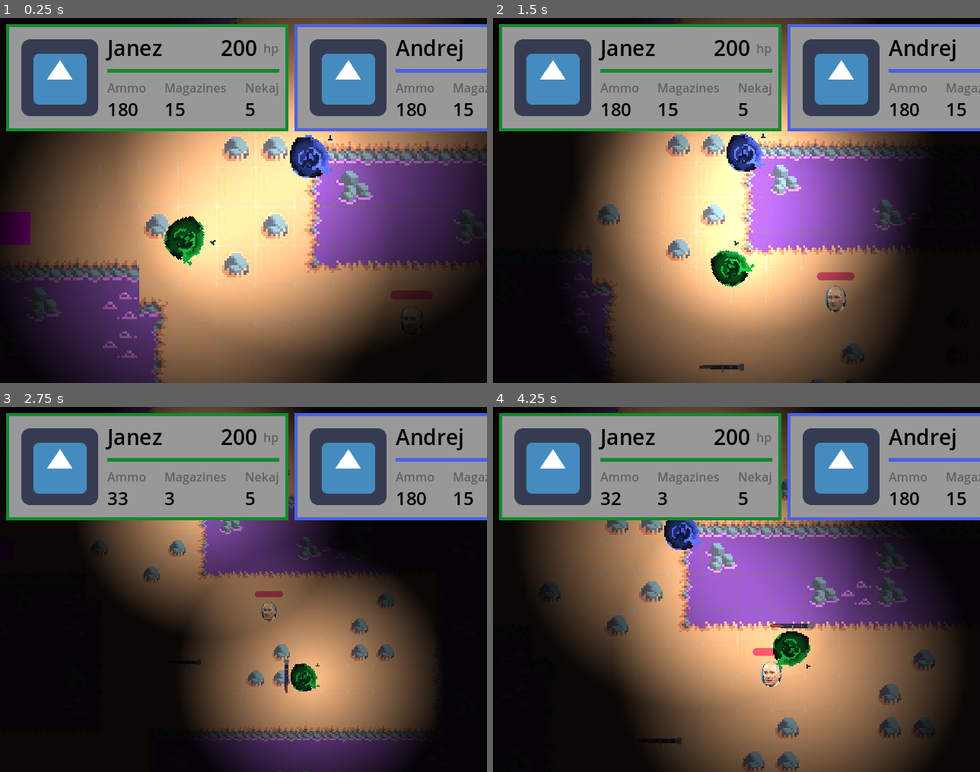
Above: before the commit, frames 1-4 (two rows, left to right).
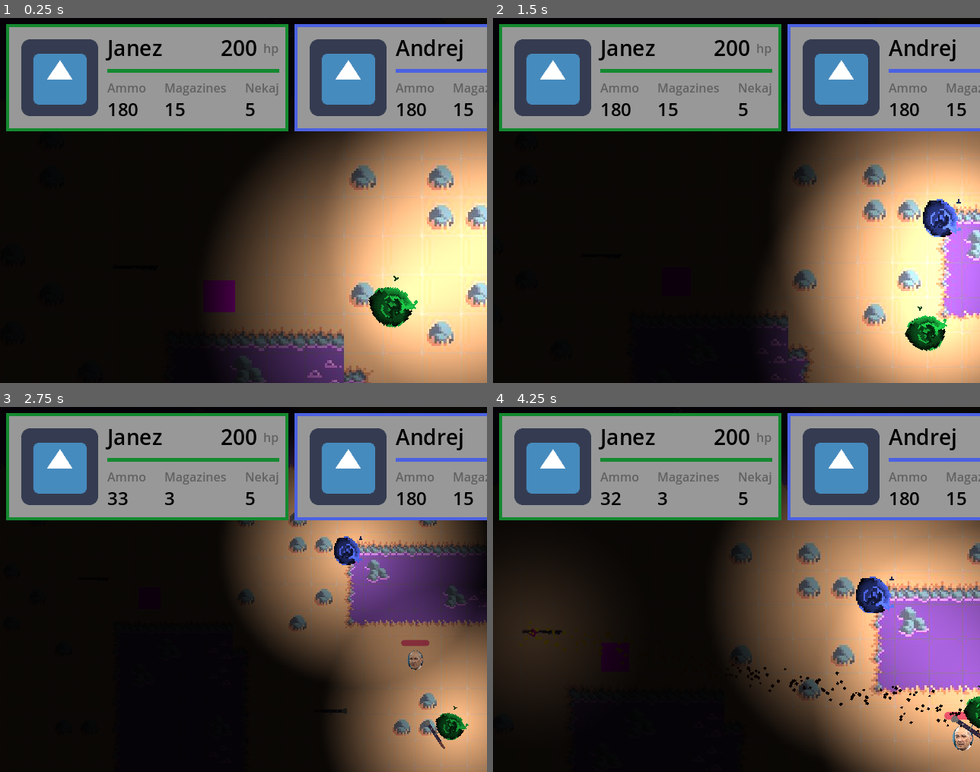
Above: after the commit, the same moments.

Repository: LanVukusic/GameX
Game: Godot game, scene res://TEST.tscn
Two runs of this game, one before a commit and one after it. Both use one fixed random seed, a clock stepped at 60 frames per second and the inputs below. The engine's default icon, where the game draws it, is replaced by a stand-in: a white triangle on a blue panel in a dark square.
Inputs (mouse positions are in pixels of both pictures, inside the frame that each line leads up to):
- Up to frame 1 (0.25 s): no input
- Up to frame 2 (1.5 s): move the mouse to (843, 182) at 0.52 s; hold Right (ui_right) 0.53-1.28 s; hold L (Lamp) 0.53-1.28 s; move the mouse to (639, 218) at 1.27 s; hold Down (ui_down) from 1.28 s (still down); click (639, 218) at 1.35 s
- Up to frame 3 (2.75 s): move the mouse to (292, 509) at 2.02 s; release Down (ui_down) at 2.03 s; hold Right (ui_right) from 2.03 s (still down); hold 1 (WeaponSwitch) from 2.03 s (still down)
- Up to frame 4 (4.25 s): move the mouse to (712, 662) at 2.77 s; release Right (ui_right) at 2.78 s; release 1 (WeaponSwitch) at 2.78 s; hold Up (ui_up) 2.78-3.53 s; tap L (Lamp) at 2.85 s; move the mouse to (882, 644) at 3.52 s; press the mouse at (882, 644) at 3.53 s; hold Left (ui_left) from 3.53 s (still down)

The runs differ from the first frame. In frame 1, 65% of the frame differs, in the area x 0-100%, y 0-100%; in frame 2, 55%; in frame 3, 44%; in frame 4, 57%.
Error before the commit: Invalid access to property or key 'lamp' on a base object of type 'CharacterBody2D (Player)'. (res://Entities/Player/PlayerDevNode.gd:53)
Error after the commit: Parse Error: Could not resolve class "HttpFileRouter", because of a parser error. (res://Networking/HTTP/StaticServing/static_file_server.gd:7)

Commit message:
working static file server...again... in ce mi en pobrise http server bom jezen

Diff:
--- a/Godot/Networking/Server.gd
+++ b/Godot/Networking/Server.gd
@@ -1,6 +1,6 @@
 # @tool
 extends Node
-
+class_name SocketServer
 
 @export_category("UI")
 @export var uIManager: UIManager
--- a/Godot/Networking/socket_server.tscn
+++ /dev/null
@@ -1,7 +0,0 @@
-[gd_scene load_steps=2 format=3 uid="uid://cb4lh3a0xlxc"]
-
-[ext_resource type="Script" path="res://Networking/Server.gd" id="1_yi0b6"]
-
-[node name="SocketServer" type="Node2D"]
-script = ExtResource("1_yi0b6")
-players = null
--- a/Godot/TEST.tscn
+++ b/Godot/TEST.tscn
@@ -1,7 +1,6 @@
 [gd_scene load_steps=25 format=4 uid="uid://btda7ax5atic7"]
 
-[ext_resource type="PackedScene" path="res://Camera/MainCamera.tscn" id="2_oifng"]
-[ext_resource type="PackedScene" path="res://Networking/socket_server.tscn" id="4_5k5dy"]
+[ext_resource type="PackedScene" uid="uid://bu1vvd37kb4tn" path="res://Camera/MainCamera.tscn" id="2_oifng"]
 [ext_resource type="PackedScene" uid="uid://lrrmhxf8p6g3" path="res://Entities/Player/Player.tscn" id="5_3rete"]
 [ext_resource type="PackedScene" uid="uid://cj6py650hlmmx" path="res://UI/UiManager.tscn" id="5_164ts"]
 [ext_resource type="Script" path="res://CustomResourcesTemplates/stats.gd" id="6_cuhn2"]
@@ -14,6 +13,7 @@
 [ext_resource type="PackedScene" uid="uid://wxeb7vtfni6g" path="res://Weapons/ranged_weapons/Shit_gun/ShitGun.tscn" id="13_3ybem"]
 [ext_resource type="Texture2D" uid="uid://c1arsd44hn5y6" path="res://testmap.jpg" id="13_i64v2"]
 [ext_resource type="Texture2D" uid="uid://tmujhoyrchio" path="res://Assets/shit_gun.png" id="14_a02ip"]
+[ext_resource type="Script" path="res://Networking/Server.gd" id="15_ir7tf"]
 [ext_resource type="PackedScene" uid="uid://xh18vyvxxyev" path="res://Weapons/ranged_weapons/Jansa_gun/JansaGun.tscn" id="15_jvn6d"]
 
 [sub_resource type="Environment" id="Environment_08ko1"]
@@ -29,18 +29,6 @@
 margins = Vector2i(300, 6)
 separation = Vector2i(6, 6)
 texture_region_size = Vector2i(48, 48)
-0:0/0 = 0
-0:0/0/terrain_set = 0
-0:0/0/terrain = 0
-0:0/0/physics_layer_0/polygon_0/points = PackedVector2Array(-24, -24, 24, -24, 24, 2.82842, 1.76777, 2.82843, 1.06066, 24, -24, 24)
-0:0/0/terrains_peering_bit/right_side = 0
-0:0/0/terrains_peering_bit/bottom_right_corner = 0
-0:0/0/terrains_peering_bit/bottom_side = 0
-0:0/0/terrains_peering_bit/bottom_left_corner = 1
-0:0/0/terrains_peering_bit/left_side = 1
-0:0/0/terrains_peering_bit/top_left_corner = 1
-0:0/0/terrains_peering_bit/top_side = 1
-0:0/0/terrains_peering_bit/top_right_corner = 1
 1:0/0 = 0
 1:0/0/terrain_set = 0
 1:0/0/terrain = 0
@@ -65,43 +53,6 @@
 2:0/0/terrains_peering_bit/top_left_corner = 1
 2:0/0/terrains_peering_bit/top_side = 1
 2:0/0/terrains_peering_bit/top_right_corner = 1
-3:0/0 = 0
-4:0/0 = 0
-5:0/0 = 0
-6:0/0 = 0
-7:0/0 = 0
-8:0/0 = 0
-9:0/0 = 0
-10:0/0 = 0
-11:0/0 = 0
-12:0/0 = 0
-13:0/0 = 0
-14:0/0 = 0
-15:0/0 = 0
-16:0/0 = 0
-17:0/0 = 0
-18:0/0 = 0
-19:0/0 = 0
-20:0/0 = 0
-21:0/0 = 0
-22:0/0 = 0
-23:0/0 = 0
-24:0/0 = 0
-25:0/0 = 0
-26:0/0 = 0
-27:0/0 = 0
-0:1/0 = 0
-0:1/0/terrain_set = 0
-0:1/0/terrain = 0
-0:1/0/physics_layer_0/polygon_0/points = PackedVector2Array(1.41422, 24, -24, 24, -24, -24, 2.47488, -24, 3.53554, -1.06066)
-0:1/0/terrains_peering_bit/right_side = 0
-0:1/0/terrains_peering_bit/bottom_right_corner = 0
-0:1/0/terrains_peering_bit/bottom_side = 0
-0:1/0/terrains_peering_bit/bottom_left_corner = 1
-0:1/0/terrains_peering_bit/left_side = 1
-0:1/0/terrains_peering_bit/top_left_corner = 1
-0:1/0/terrains_peering_bit/top_side = 0
-0:1/0/terrains_peering_bit/top_right_corner = 0
 1:1/0 = 0
 1:1/0/terrain_set = 0
 1:1/0/terrain = 0
@@ -125,31 +76,6 @@
 2:1/0/terrains_peering_bit/top_left_corner = 0
 2:1/0/terrains_peering_bit/top_side = 0
 2:1/0/terrains_peering_bit/top_right_corner = 1
-3:1/0 = 0
-4:1/0 = 0
-5:1/0 = 0
-6:1/0 = 0
-7:1/0 = 0
-8:1/0 = 0
-9:1/0 = 0
-10:1/0 = 0
-11:1/0 = 0
-12:1/0 = 0
-13:1/0 = 0
-14:1/0 = 0
-15:1/0 = 0
-16:1/0 = 0
-17:1/0 = 0
-18:1/0 = 0
-19:1/0 = 0
-20:1/0 = 0
-21:1/0 = 0
-22:1/0 = 0
-23:1/0 = 0
-24:1/0 = 0
-25:1/0 = 0
-26:1/0 = 0
-27:1/0 = 0
 0:2/0 = 0
 0:2/0/terrain_set = 0
 0:2/0/terrain = 0
@@ -186,31 +112,6 @@
 2:2/0/terrains_peering_bit/top_left_corner = 0
 2:2/0/terrains_peering_bit/top_side = 0
 2:2/0/terrains_peering_bit/top_right_corner = 1
-3:2/0 = 0
-4:2/0 = 0
-5:2/0 = 0
-6:2/0 = 0
-7:2/0 = 0
-8:2/0 = 0
-9:2/0 = 0
-10:2/0 = 0
-11:2/0 = 0
-12:2/0 = 0
-13:2/0 = 0
-14:2/0 = 0
-15:2/0 = 0
-16:2/0 = 0
-17:2/0 = 0
-18:2/0 = 0
-19:2/0 = 0
-20:2/0 = 0
-21:2/0 = 0
-22:2/0 = 0
-23:2/0 = 0
-24:2/0 = 0
-25:2/0 = 0
-26:2/0 = 0
-27:2/0 = 0
 0:3/0 = 0
 0:3/0/terrain_set = 0
 0:3/0/terrain = 0
@@ -247,31 +148,6 @@
 2:3/0/terrains_peering_bit/top_left_corner = 1
 2:3/0/terrains_peering_bit/top_side = 1
 2:3/0/terrains_peering_bit/top_right_corner = 1
-3:3/0 = 0
-4:3/0 = 0
-5:3/0 = 0
-6:3/0 = 0
-7:3/0 = 0
-8:3/0 = 0
-9:3/0 = 0
-10:3/0 = 0
-11:3/0 = 0
-12:3/0 = 0
-13:3/0 = 0
-14:3/0 = 0
-15:3/0 = 0
-16:3/0 = 0
-17:3/0 = 0
-18:3/0 = 0
-19:3/0 = 0
-20:3/0 = 0
-21:3/0 = 0
-22:3/0 = 0
-23:3/0 = 0
-24:3/0 = 0
-25:3/0 = 0
-26:3/0 = 0
-27:3/0 = 0
 0:4/0 = 0
 0:4/0/terrain_set = 0
 0:4/0/terrain = 0
@@ -309,31 +185,6 @@
 2:4/0/terrains_peering_bit/top_left_corner = 1
 2:4/0/terrains_peering_bit/top_side = 1
 2:4/0/terrains_peering_bit/top_right_corner = 1
-3:4/0 = 0
-4:4/0 = 0
-5:4/0 = 0
-6:4/0 = 0
-7:4/0 = 0
-8:4/0 = 0
-9:4/0 = 0
-10:4/0 = 0
-11:4/0 = 0
-12:4/0 = 0
-13:4/0 = 0
-14:4/0 = 0
-15:4/0 = 0
-16:4/0 = 0
-17:4/0 = 0
-18:4/0 = 0
-19:4/0 = 0
-20:4/0 = 0
-21:4/0 = 0
-22:4/0 = 0
-23:4/0 = 0
-24:4/0 = 0
-25:4/0 = 0
-26:4/0 = 0
-27:4/0 = 0
 0:5/0 = 0
 0:5/0/terrain_set = 0
 0:5/0/terrain = 0
@@ -361,423 +212,30 @@
 1:5/0/terrains_peering_bit/top_right_corner = 1
 2:5/0 = 0
 2:5/0/terrain_set = 0
-3:5/0 = 0
-4:5/0 = 0
-5:5/0 = 0
-6:5/0 = 0
-7:5/0 = 0
-8:5/0 = 0
-9:5/0 = 0
-10:5/0 = 0
-11:5/0 = 0
-12:5/0 = 0
-13:5/0 = 0
-14:5/0 = 0
-15:5/0 = 0
-16:5/0 = 0
-17:5/0 = 0
-18:5/0 = 0
-19:5/0 = 0
-20:5/0 = 0
-21:5/0 = 0
-22:5/0 = 0
-23:5/0 = 0
-24:5/0 = 0
-25:5/0 = 0
-26:5/0 = 0
-27:5/0 = 0
-0:6/0 = 0
-1:6/0 = 0
-2:6/0 = 0
-3:6/0 = 0
-4:6/0 = 0
-5:6/0 = 0
-6:6/0 = 0
-7:6/0 = 0
-8:6/0 = 0
-9:6/0 = 0
-10:6/0 = 0
-11:6/0 = 0
-12:6/0 = 0
-13:6/0 = 0
-14:6/0 = 0
-15:6/0 = 0
-16:6/0 = 0
-17:6/0 = 0
-18:6/0 = 0
-19:6/0 = 0
-20:6/0 = 0
-21:6/0 = 0
-22:6/0 = 0
-23:6/0 = 0
-24:6/0 = 0
-25:6/0 = 0
-26:6/0 = 0
-27:6/0 = 0
-0:7/0 = 0
-1:7/0 = 0
-2:7/0 = 0
-3:7/0 = 0
-4:7/0 = 0
-5:7/0 = 0
-6:7/0 = 0
-7:7/0 = 0
-8:7/0 = 0
-9:7/0 = 0
-10:7/0 = 0
-11:7/0 = 0
-12:7/0 = 0
-13:7/0 = 0
-14:7/0 = 0
-15:7/0 = 0
-16:7/0 = 0
-17:7/0 = 0
-18:7/0 = 0
-19:7/0 = 0
-20:7/0 = 0
-21:7/0 = 0
-22:7/0 = 0
-23:7/0 = 0
-24:7/0 = 0
-25:7/0 = 0
-26:7/0 = 0
-27:7/0 = 0
-0:8/0 = 0
-1:8/0 = 0
-2:8/0 = 0
-3:8/0 = 0
-4:8/0 = 0
-5:8/0 = 0
-6:8/0 = 0
-7:8/0 = 0
-8:8/0 = 0
-9:8/0 = 0
-10:8/0 = 0
-11:8/0 = 0
-12:8/0 = 0
-13:8/0 = 0
-14:8/0 = 0
-15:8/0 = 0
-16:8/0 = 0
-17:8/0 = 0
-18:8/0 = 0
-19:8/0 = 0
-20:8/0 = 0
-21:8/0 = 0
-22:8/0 = 0
-23:8/0 = 0
-24:8/0 = 0
-25:8/0 = 0
-26:8/0 = 0
-27:8/0 = 0
-0:9/0 = 0
-1:9/0 = 0
-2:9/0 = 0
-3:9/0 = 0
-4:9/0 = 0
-5:9/0 = 0
-6:9/0 = 0
-7:9/0 = 0
-8:9/0 = 0
-9:9/0 = 0
-10:9/0 = 0
-11:9/0 = 0
-12:9/0 = 0
-13:9/0 = 0
-14:9/0 = 0
-15:9/0 = 0
-16:9/0 = 0
-17:9/0 = 0
-18:9/0 = 0
-19:9/0 = 0
-20:9/0 = 0
-21:9/0 = 0
-22:9/0 = 0
-23:9/0 = 0
-24:9/0 = 0
-25:9/0 = 0
-26:9/0 = 0
-27:9/0 = 0
-0:10/0 = 0
-1:10/0 = 0
-2:10/0 = 0
-3:10/0 = 0
-4:10/0 = 0
-5:10/0 = 0
-6:10/0 = 0
-7:10/0 = 0
-8:10/0 = 0
-9:10/0 = 0
-10:10/0 = 0
-11:10/0 = 0
-12:10/0 = 0
-13:10/0 = 0
-14:10/0 = 0
-15:10/0 = 0
-16:10/0 = 0
-17:10/0 = 0
-18:10/0 = 0
-19:10/0 = 0
-20:10/0 = 0
-21:10/0 = 0
-22:10/0 = 0
-23:10/0 = 0
-24:10/0 = 0
-25:10/0 = 0
-26:10/0 = 0
-27:10/0 = 0
-0:11/0 = 0
-1:11/0 = 0
-2:11/0 = 0
-3:11/0 = 0
-4:11/0 = 0
-5:11/0 = 0
-6:11/0 = 0
-7:11/0 = 0
-8:11/0 = 0
-9:11/0 = 0
-10:11/0 = 0
-11:11/0 = 0
-12:11/0 = 0
-13:11/0 = 0
-14:11/0 = 0
-15:11/0 = 0
-16:11/0 = 0
-17:11/0 = 0
-18:11/0 = 0
-19:11/0 = 0
-20:11/0 = 0
-21:11/0 = 0
-22:11/0 = 0
-23:11/0 = 0
-24:11/0 = 0
-25:11/0 = 0
-26:11/0 = 0
-27:11/0 = 0
-0:12/0 = 0
-1:12/0 = 0
-2:12/0 = 0
-3:12/0 = 0
-4:12/0 = 0
-5:12/0 = 0
-6:12/0 = 0
-7:12/0 = 0
-8:12/0 = 0
-9:12/0 = 0
-10:12/0 = 0
-11:12/0 = 0
-12:12/0 = 0
-13:12/0 = 0
-14:12/0 = 0
-15:12/0 = 0
-16:12/0 = 0
-17:12/0 = 0
-18:12/0 = 0
-19:12/0 = 0
-20:12/0 = 0
-21:12/0 = 0
-22:12/0 = 0
-23:12/0 = 0
-24:12/0 = 0
-25:12/0 = 0
-26:12/0 = 0
-27:12/0 = 0
-0:13/0 = 0
-1:13/0 = 0
-2:13/0 = 0
-3:13/0 = 0
-4:13/0 = 0
-5:13/0 = 0
-6:13/0 = 0
-7:13/0 = 0
-8:13/0 = 0
-9:13/0 = 0
-10:13/0 = 0
-11:13/0 = 0
-12:13/0 = 0
-13:13/0 = 0
-14:13/0 = 0
-15:13/0 = 0
-16:13/0 = 0
-17:13/0 = 0
-18:13/0 = 0
-19:13/0 = 0
-20:13/0 = 0
-21:13/0 = 0
-22:13/0 = 0
-23:13/0 = 0
-24:13/0 = 0
-25:13/0 = 0
-26:13/0 = 0
-27:13/0 = 0
-0:14/0 = 0
-1:14/0 = 0
-2:14/0 = 0
-3:14/0 = 0
-4:14/0 = 0
-5:14/0 = 0
-6:14/0 = 0
-7:14/0 = 0
-8:14/0 = 0
-9:14/0 = 0
-10:14/0 = 0
-11:14/0 = 0
-12:14/0 = 0
-13:14/0 = 0
-14:14/0 = 0
-15:14/0 = 0
-16:14/0 = 0
-17:14/0 = 0
-18:14/0 = 0
-19:14/0 = 0
-20:14/0 = 0
-21:14/0 = 0
-22:14/0 = 0
-23:14/0 = 0
-24:14/0 = 0
-25:14/0 = 0
-26:14/0 = 0
-27:14/0 = 0
-0:15/0 = 0
-1:15/0 = 0
-2:15/0 = 0
-3:15/0 = 0
-4:15/0 = 0
-5:15/0 = 0
-6:15/0 = 0
-7:15/0 = 0
-8:15/0 = 0
-9:15/0 = 0
-10:15/0 = 0
-11:15/0 = 0
-12:15/0 = 0
-13:15/0 = 0
-14:15/0 = 0
-15:15/0 = 0
-16:15/0 = 0
-17:15/0 = 0
-18:15/0 = 0
-19:15/0 = 0
-20:15/0 = 0
-21:15/0 = 0
-22:15/0 = 0
-23:15/0 = 0
-24:15/0 = 0
-25:15/0 = 0
-26:15/0 = 0
-27:15/0 = 0
-0:16/0 = 0
-1:16/0 = 0
-2:16/0 = 0
-3:16/0 = 0
-4:16/0 = 0
-5:16/0 = 0
-6:16/0 = 0
-7:16/0 = 0
-8:16/0 = 0
-9:16/0 = 0
-10:16/0 = 0
-11:16/0 = 0
-12:16/0 = 0
-13:16/0 = 0
-14:16/0 = 0
-15:16/0 = 0
-16:16/0 = 0
-17:16/0 = 0
-18:16/0 = 0
-19:16/0 = 0
-20:16/0 = 0
-21:16/0 = 0
-22:16/0 = 0
-23:16/0 = 0
-24:16/0 = 0
-25:16/0 = 0
-26:16/0 = 0
-27:16/0 = 0
-0:17/0 = 0
-1:17/0 = 0
-2:17/0 = 0
-3:17/0 = 0
-4:17/0 = 0
-5:17/0 = 0
-6:17/0 = 0
-7:17/0 = 0
-8:17/0 = 0
-9:17/0 = 0
-10:17/0 = 0
-11:17/0 = 0
-12:17/0 = 0
-13:17/0 = 0
-14:17/0 = 0
-15:17/0 = 0
-16:17/0 = 0
-17:17/0 = 0
-18:17/0 = 0
-19:17/0 = 0
-20:17/0 = 0
-21:17/0 = 0
-22:17/0 = 0
-23:17/0 = 0
-24:17/0 = 0
-25:17/0 = 0
-26:17/0 = 0
-27:17/0 = 0
-0:18/0 = 0
-1:18/0 = 0
-2:18/0 = 0
-3:18/0 = 0
-4:18/0 = 0
-5:18/0 = 0
-6:18/0 = 0
-7:18/0 = 0
-8:18/0 = 0
-9:18/0 = 0
-10:18/0 = 0
-11:18/0 = 0
-12:18/0 = 0
-13:18/0 = 0
-14:18/0 = 0
-15:18/0 = 0
-16:18/0 = 0
-17:18/0 = 0
-18:18/0 = 0
-19:18/0 = 0
-20:18/0 = 0
-21:18/0 = 0
-22:18/0 = 0
-23:18/0 = 0
-24:18/0 = 0
-25:18/0 = 0
-26:18/0 = 0
-27:18/0 = 0
-0:19/0 = 0
-1:19/0 = 0
-2:19/0 = 0
-3:19/0 = 0
-4:19/0 = 0
-5:19/0 = 0
-6:19/0 = 0
-7:19/0 = 0
-8:19/0 = 0
-9:19/0 = 0
-10:19/0 = 0
-11:19/0 = 0
-12:19/0 = 0
-13:19/0 = 0
-14:19/0 = 0
-15:19/0 = 0
-16:19/0 = 0
-17:19/0 = 0
-18:19/0 = 0
-19:19/0 = 0
-20:19/0 = 0
-21:19/0 = 0
-22:19/0 = 0
-23:19/0 = 0
-24:19/0 = 0
-25:19/0 = 0
-26:19/0 = 0
-27:19/0 = 0
+0:0/0 = 0
+0:0/0/terrain_set = 0
+0:0/0/terrain = 0
+0:0/0/physics_layer_0/polygon_0/points = PackedVector2Array(-24, -24, 24, -24, 24, 2.82842, 1.76777, 2.82843, 1.06066, 24, -24, 24)
+0:0/0/terrains_peering_bit/right_side = 0
+0:0/0/terrains_peering_bit/bottom_right_corner = 0
+0:0/0/terrains_peering_bit/bottom_side = 0
+0:0/0/terrains_peering_bit/bottom_left_corner = 1
+0:0/0/terrains_peering_bit/left_side = 1
+0:0/0/terrains_peering_bit/top_left_corner = 1
+0:0/0/terrains_peering_bit/top_side = 1
+0:0/0/terrains_peering_bit/top_right_corner = 1
+0:1/0 = 0
+0:1/0/terrain_set = 0
+0:1/0/terrain = 0
+0:1/0/physics_layer_0/polygon_0/points = PackedVector2Array(1.41422, 24, -24, 24, -24, -24, 2.47488, -24, 3.53554, -1.06066)
+0:1/0/terrains_peering_bit/right_side = 0
+0:1/0/terrains_peering_bit/bottom_right_corner = 0
+0:1/0/terrains_peering_bit/bottom_side = 0
+0:1/0/terrains_peering_bit/bottom_left_corner = 1
+0:1/0/terrains_peering_bit/left_side = 1
+0:1/0/terrains_peering_bit/top_left_corner = 1
+0:1/0/terrains_peering_bit/top_side = 0
+0:1/0/terrains_peering_bit/top_right_corner = 0
 
 [sub_resource type="TileSet" id="TileSet_dqov3"]
 tile_size = Vector2i(48, 48)
@@ -790,26 +248,14 @@
 terrain_set_0/terrain_1/color = Color(0.298039, 0.498039, 0.984314, 1)
 sources/0 = SubResource("TileSetAtlasSource_2aqlf")
 
-[sub_resource type="Resource" id="Resource_hprkm"]
-resource_local_to_scene = true
-script = ExtResource("6_cuhn2")
-max_health = 255
-move_speed = 300
-
-[sub_resource type="Resource" id="Resource_456e6"]
-resource_local_to_scene = true
-script = ExtResource("6_cuhn2")
-max_health = 255
-move_speed = 300
-
-[sub_resource type="Resource" id="Resource_p678b"]
+[sub_resource type="Resource" id="Resource_e1ug8"]
 resource_local_to_scene = true
 script = ExtResource("11_6kn73")
 name = "GoodGun"
 scene = ExtResource("10_4wmo2")
 sprite = ExtResource("12_ifkvc")
 
-[sub_resource type="Resource" id="Resource_fhd3u"]
+[sub_resource type="Resource" id="Resource_80bby"]
 resource_local_to_scene = true
 script = ExtResource("11_6kn73")
 name = "ShitGun"
@@ -819,19 +265,29 @@
 [sub_resource type="PlaceholderTexture2D" id="PlaceholderTexture2D_1fof6"]
 size = Vector2(40, 40)
 
-[sub_resource type="Resource" id="Resource_8esf2"]
+[sub_resource type="Resource" id="Resource_hqkoo"]
 resource_local_to_scene = true
 script = ExtResource("11_6kn73")
 name = "JansaGun"
 scene = ExtResource("15_jvn6d")
 sprite = SubResource("PlaceholderTexture2D_1fof6")
 
+[sub_resource type="Resource" id="Resource_hprkm"]
+resource_local_to_scene = true
+script = ExtResource("6_cuhn2")
+max_health = 255
+move_speed = 300
+
+[sub_resource type="Resource" id="Resource_456e6"]
+resource_local_to_scene = true
+script = ExtResource("6_cuhn2")
+max_health = 255
+move_speed = 300
+
 [node name="Test" type="WorldEnvironment"]
 environment = SubResource("Environment_08ko1")
 
-[node name="DirectionalLight2D" type="DirectionalLight2D" parent="."]
-energy = 0.95
-blend_mode = 1
+[node name="UiManager" parent="." instance=ExtResource("5_164ts")]
 
 [node name="TileMapLayer" type="TileMapLayer" parent="."]
 texture_filter = 1
@@ -839,52 +295,58 @@
 tile_map_data = PackedByteArray("AAAUAAYAAAACAAEAAAAUAAUAAAACAAEAAAAUAAQAAAACAAEAAAAUAAMAAAACAAEAAAAUAAIAAAACAAEAAAAUAA …(46592 unchanged characters)…
 tile_set = SubResource("TileSet_dqov3")
 
+[node name="DirectionalLight2D" type="DirectionalLight2D" parent="."]
+energy = 0.95
+blend_mode = 1
+
 [node name="MainCamera" parent="." instance=ExtResource("2_oifng")]
 player_padding = 350
 min_zoom = 0.465
 
-[node name="UiManager" parent="." instance=ExtResource("5_164ts")]
-
-[node name="SocketServer" parent="." node_paths=PackedStringArray("uIManager") instance=ExtResource("4_5k5dy")]
-uIManager = NodePath("../UiManager")
-players = {}
-
 [node name="Zergling" parent="." instance=ExtResource("8_4gdji")]
 position = Vector2(270, 90)
 
-[node name="Player" parent="." instance=ExtResource("5_3rete")]
-position = Vector2(-9, -12)
+[node name="PickUp" parent="." instance=ExtResource("8_scmed")]
+position = Vector2(-322, -60)
+item = SubResource("Resource_e1ug8")
+
+[node name="PickUp2" parent="." instance=ExtResource("8_scmed")]
+position = Vector2(112, 185)
+item = SubResource("Resource_80bby")
+
+[node name="PickUp3" parent="." instance=ExtResource("8_scmed")]
+position = Vector2(-220, -24)
+item = SubResource("Resource_hqkoo")
+
+[node name="SocketServer" type="Node" parent="." node_paths=PackedStringArray("uIManager", "player_root")]
+script = ExtResource("15_ir7tf")
+uIManager = NodePath("")
+player_root = NodePath("../Players")
+
+[node name="Players" type="Node2D" parent="."]
+position = Vector2(270, 90)
+
+[node name="Player" parent="Players" instance=ExtResource("5_3rete")]
+position = Vector2(-279, -102)
 collision_layer = 3
 collision_mask = 3
 stats = SubResource("Resource_hprkm")
 
-[node name="PlayerDevNode" type="Node2D" parent="Player" node_paths=PackedStringArray("uIManager")]
+[node name="PlayerDevNode" type="Node2D" parent="Players/Player" node_paths=PackedStringArray("uIManager")]
 script = ExtResource("6_ogjir")
 player_name = "Janez"
 color = Color(0.078991, 0.538643, 0.19221, 1)
-uIManager = NodePath("../../UiManager")
+uIManager = NodePath("../../../UiManager")
 peerId = 19
 
-[node name="Player2" parent="." instance=ExtResource("5_3rete")]
-position = Vector2(143, -112)
+[node name="Player2" parent="Players" instance=ExtResource("5_3rete")]
+position = Vector2(-127, -202)
 stats = SubResource("Resource_456e6")
 
-[node name="PlayerDevNode" type="Node2D" parent="Player2" node_paths=PackedStringArray("uIManager")]
+[node name="PlayerDevNode" type="Node2D" parent="Players/Player2" node_paths=PackedStringArray("uIManager")]
 script = ExtResource("6_ogjir")
 disable_controlls = true
 player_name = "Andrej"
 color = Color(0.295452, 0.383488, 0.886746, 1)
-uIManager = NodePath("../../UiManager")
+uIManager = NodePath("../../../UiManager")
 peerId = 22
-
-[node name="PickUp" parent="." instance=ExtResource("8_scmed")]
-position = Vector2(-322, -60)
-item = SubResource("Resource_p678b")
-
-[node name="PickUp2" parent="." instance=ExtResource("8_scmed")]
-position = Vector2(112, 185)
-item = SubResource("Resource_fhd3u")
-
-[node name="PickUp3" parent="." instance=ExtResource("8_scmed")]
-position = Vector2(-220, -24)
-item = SubResource("Resource_8esf2")
--- a/Godot/UI/UIPlayerNode.tscn
+++ b/Godot/UI/UIPlayerNode.tscn
@@ -48,7 +48,7 @@
 unique_name_in_owner = true
 layout_mode = 2
 theme_type_variation = &"HeaderLarge"
-text = "Lanzy"
+text = "Name"
 
 [node name="HPContainer" type="HBoxContainer" parent="MarginContainer/MainGridContainer/OverallPlayerContainer/PlayerInfoContainer"]
 layout_mode = 2
--- a/Godot/project.godot
+++ b/Godot/project.godot
@@ -14,6 +14,10 @@
 run/main_scene="res://TEST.tscn"
 config/features=PackedStringArray("4.3")
 config/icon="res://icon.png"
+
+[autoload]
+
+StaticFileServer="*res://Networking/HTTP/StaticServing/static_file_server.gd"
 
 [display]
 
